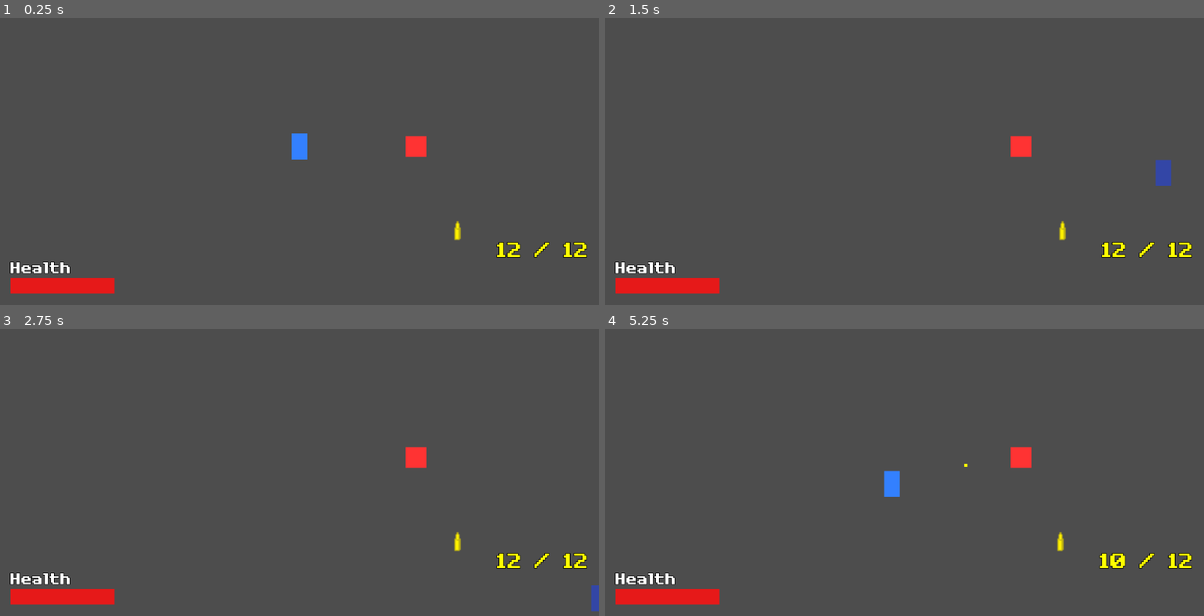
Above: before the commit, frames 1-4 (two rows, left to right).
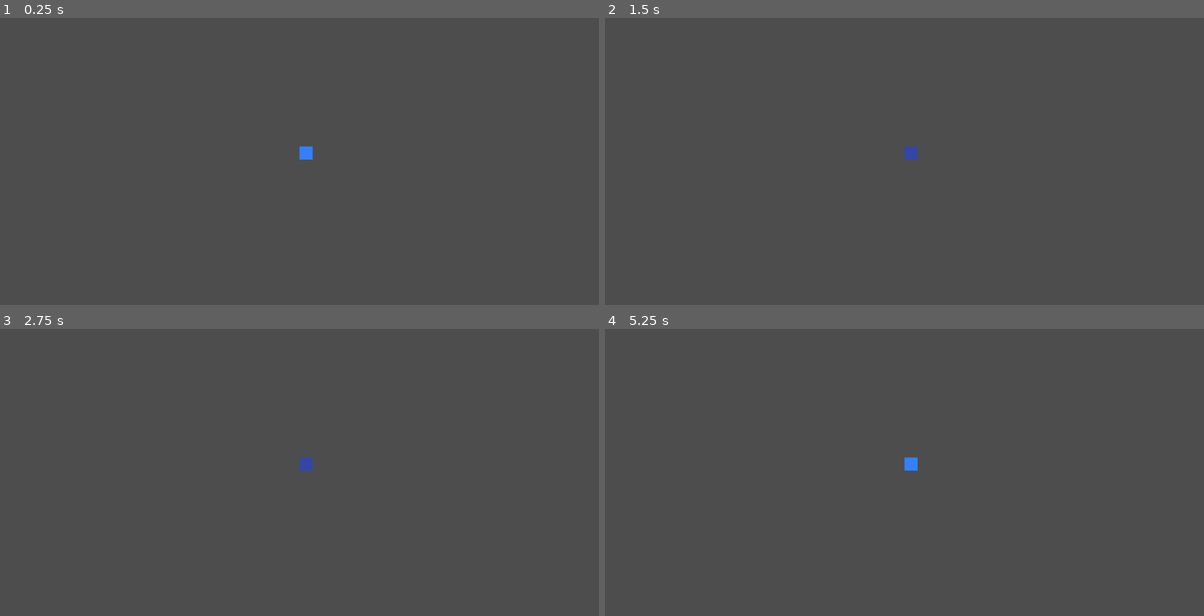
Above: after the commit, the same moments.

Repository: Michael-B-Li/game-jam
Game: Godot game, scene res://Dungeon/dungeonRoom.tscn
Two runs of this game, one before a commit and one after it. Both use one fixed random seed, a clock stepped at 60 frames per second and the inputs below. Before the commit the project starts from res://player/gun_test.tscn.
Inputs (mouse positions are in pixels of both pictures, inside the frame that each line leads up to):
- Up to frame 1 (0.25 s): no input
- Up to frame 2 (1.5 s): tap Enter at 0.5 s; move the mouse to (1036, 129) at 0.52 s; hold D (move_right) 0.53-1.28 s; tap Q (glitch_1) at 0.6 s; move the mouse to (784, 164) at 1.27 s; hold S (move_down) from 1.28 s (still down); tap E (glitch_2) at 1.35 s
- Up to frame 3 (2.75 s): move the mouse to (359, 383) at 2.02 s; release S (move_down) at 2.03 s; hold D (move_right) from 2.03 s (still down); tap F (glitch_3) at 2.1 s
- Up to frame 4 (5.25 s): tap Space at 2.75 s; move the mouse to (874, 524) at 2.77 s; release D (move_right) at 2.78 s; hold W (move_up) 2.78-3.53 s; tap Z (glitch_4) at 2.85 s; move the mouse to (1084, 506) at 3.52 s; hold A (move_left) 3.53-5.03 s; tap X (glitch_5) at 3.6 s; move the mouse to (724, 406) at 4.27 s; tap C (glitch_6) at 4.35 s; move the mouse to (934, 458) at 5.02 s; press the mouse at (934, 458) at 5.03 s; hold S (move_down) from 5.03 s (still down)

The runs differ from the first frame. In frame 1, 2.1% of the frame differs, in the area x 1-98%, y 40-97%; in frame 2, 2.3%; in frame 3, 2.1%; in frame 4, 2.3%.
Error after the commit: Invalid operands 'Vector2' and 'Nil' in operator '*'. (res://player/player.gd:102)

Commit message:
Fadein/Out with door

Diff:
--- a/Dungeon/dungeonRoom.tscn
+++ b/Dungeon/dungeonRoom.tscn
@@ -1,30 +1,41 @@
-[gd_scene load_steps=6 format=3 uid="uid://by0y4tk3eu8ax"]
+[gd_scene load_steps=4 format=3 uid="uid://by0y4tk3eu8ax"]
 
-[ext_resource type="Script" uid="uid://my0wow3x32jb" path="res://Dungeon/dungeon_room.gd" id="1_wux5i"]
-[ext_resource type="Texture2D" uid="uid://bk5acrkreywyk" path="res://Assets/Rudimentary_tileset.png" id="2_pw6kb"]
-[ext_resource type="PackedScene" uid="uid://brop5juemvf1j" path="res://player/player.tscn" id="3_pw6kb"]
+[ext_resource type="Script" uid="uid://dquv612we276c" path="res://player/player.gd" id="1_og2hl"]
 
-[sub_resource type="TileSetAtlasSource" id="TileSetAtlasSource_t60vt"]
-texture = ExtResource("2_pw6kb")
-0:0/0 = 0
-0:0/0/physics_layer_0/polygon_0/points = PackedVector2Array(-8, -8, -8, 8, 8, 8, 8, -8)
-1:0/0 = 0
+[sub_resource type="SpriteFrames" id="SpriteFrames_oul6g"]
+animations = [{
+"frames": [],
+"loop": true,
+"name": &"up",
+"speed": 5.0
+}, {
+"frames": [],
+"loop": true,
+"name": &"walk",
+"speed": 5.0
+}]
 
-[sub_resource type="TileSet" id="TileSet_jai0l"]
-physics_layer_0/collision_layer = 1
-sources/0 = SubResource("TileSetAtlasSource_t60vt")
+[sub_resource type="RectangleShape2D" id="RectangleShape2D_rkbax"]
+size = Vector2(5, 5)
 
-[node name="Dungeon" type="Node2D"]
-script = ExtResource("1_wux5i")
+[node name="Player" type="CharacterBody2D"]
+position = Vector2(121, 80)
+script = ExtResource("1_og2hl")
+speed = null
+metadata/_edit_group_ = true
 
-[node name="TileMap" type="TileMap" parent="."]
-tile_set = SubResource("TileSet_jai0l")
-format = 2
+[node name="AnimatedSprite2D" type="AnimatedSprite2D" parent="."]
+sprite_frames = SubResource("SpriteFrames_oul6g")
+animation = &"up"
 
-[node name="Wall" type="TileMapLayer" parent="TileMap"]
-tile_set = SubResource("TileSet_jai0l")
+[node name="CollisionShape2D" type="CollisionShape2D" parent="."]
+position = Vector2(2.5, 2.5)
+shape = SubResource("RectangleShape2D_rkbax")
 
-[node name="Ground" type="TileMapLayer" parent="TileMap"]
-tile_set = SubResource("TileSet_jai0l")
+[node name="VisualRect" type="ColorRect" parent="."]
+offset_right = 5.0
+offset_bottom = 5.0
+color = Color(0.2, 0.5, 1, 1)
 
-[node name="Player" parent="." instance=ExtResource("3_pw6kb")]
+[node name="Camera2D" type="Camera2D" parent="."]
+zoom = Vector2(5, 5)
--- a/Dungeon/dungeon_room.gd
+++ b/Dungeon/dungeon_room.gd
@@ -1,87 +1,135 @@
 extends Node2D
 
 ## Dungeon Generator for Godot 4
-## This script creates a single room in the middle of a map.
-## It expects a "TileMap" child with "Ground" and "Walls" layers.
-## It also expects a "Player" scene as a child.
+## Generates a sequence of rooms, one at a time.
+## Fades to black when transitioning between rooms.
 
 # --- Node References ---
 @onready var ground_layer: TileMapLayer = $TileMap/Ground
 @onready var walls_layer: TileMapLayer = $TileMap/Wall
-@onready var player: CharacterBody2D = $Player # Make sure this matches your player type
+@onready var door_layer: TileMapLayer = $TileMap/Door
+@onready var player: CharacterBody2D = $Player
+@onready var fade_screen: ColorRect = $FadeScreen # <-- NEW
 
 # --- Tile Atlas Coordinates ---
-const FLOOR_COORDS = Vector2i(1, 0) # Your ground/floor tile
-const WALL_COORDS = Vector2i(0, 0)  # Your wall tile
-const SOURCE_ID = 0                 # This is 0 if you only have one tilesheet
+const FLOOR_COORDS = Vector2i(1, 0)
+const WALL_COORDS = Vector2i(0, 0)
+const SOURCE_ID = 0
+
+const DOOR_COORDS = Vector2i(0, 0)
+const DOOR_SOURCE_ID = 0
 
 # --- Dungeon Parameters ---
-@export var map_width := 30
-@export var map_height := 20
-
 @export var room_width := 20
 @export var room_height := 15
+@export var boss_room_width := 30
+@export var boss_room_height := 20
+@export var map_size := Vector2i(40, 30)
 
-# This will hold our one room
-var room: Rect2i
+# --- State Tracking ---
+@export var rooms_until_boss := 3
+var current_room_level := 0
+var player_on_door := false
+var is_transitioning := false # <-- NEW: Prevents multiple fades
 
 
 func _ready() -> void:
-	generate_single_room()
+	generate_room()
 
 
-func generate_single_room() -> void:
-	# Clear any old data
+func _physics_process(delta):
+	# Do nothing if we're already fading
+	if is_transitioning:
+		return
+
+	var player_tile_pos = door_layer.local_to_map(player.global_position)
+	var source_id = door_layer.get_cell_source_id(player_tile_pos)
+
+	if source_id == DOOR_SOURCE_ID:
+		if not player_on_door:
+			player_on_door = true
+			# Call the new transition function INSTEAD of generate_room()
+			transition_to_next_room()
+	else:
+		player_on_door = false
+
+
+# --- NEW: This function handles the fade effect ---
+func transition_to_next_room() -> void:
+	is_transitioning = true
+
+	# 1. Fade to black
+	var tween = create_tween()
+	print("generating new room")
+	## Animate the 'modulate' property, specifically its 'alpha' (a) channel
+	tween.tween_property(fade_screen, "modulate:a", 1, 1)
+	await tween.finished # Wait for the fade-in to complete
+	print("faded in")
+	## 2. Generate the new room (while the screen is black)
+	generate_room()
+
+	# 3. Fade back to transparent
+	tween = create_tween()
+	tween.tween_property(fade_screen, "modulate:a", 0.0, 0.5)
+	await tween.finished # Wait for the fade-out to complete
+	print("faded out")
+	# 4. We are done
+	is_transitioning = false
+
+
+# This is the main function that builds a new room
+func generate_room() -> void:
+	# 1. Clear the old room
 	ground_layer.clear()
 	walls_layer.clear()
+	door_layer.clear()
 
-	# 1. Fill the entire map with walls
+	# 2. Decide which room to build
+	var is_boss_room = (current_room_level == rooms_until_boss)
+	var room_rect: Rect2i
+
+	if is_boss_room:
+		var x = (map_size.x - boss_room_width) / 2
+		var y = (map_size.y - boss_room_height) / 2
+		room_rect = Rect2i(x, y, boss_room_width, boss_room_height)
+	else:
+		var x = (map_size.x - room_width) / 2
+		var y = (map_size.y - room_height) / 2
+		room_rect = Rect2i(x, y, room_width, room_height)
+
+	# 3. Fill map with walls and carve the room
 	_fill_map_with_walls()
+	_carve_room(room_rect)
 
-	# 2. Define our single room
-	# Calculate top-left corner to centre the room
-	var room_x = (map_width - room_width) / 2
-	var room_y = (map_height - room_height) / 2
-	room = Rect2i(room_x, room_y, room_width, room_height)
+	# 4. Place door (if not boss room)
+	if not is_boss_room:
+		var door_pos_grid = Vector2i(room_rect.end.x - 1, room_rect.get_center().y)
+		door_layer.set_cell(door_pos_grid, DOOR_SOURCE_ID, DOOR_COORDS)
 
-	# 3. Carve out the room
-	_carve_room(room)
+	# 5. Spawn the player
+	var spawn_pos_grid = Vector2i(room_rect.position.x + 2, room_rect.get_center().y)
+	var spawn_pos_pixels = ground_layer.map_to_local(spawn_pos_grid)
 
-	# 4. Spawn the player
-	_spawn_player()
+	if player.has_method("start"):
+		player.start(spawn_pos_pixels)
+	else:
+		player.position = spawn_pos_pixels
+		player.show()
+
+	# 6. Increment room counter
+	current_room_level += 1
 
 
-# --- Step 1: Fill the Map ---
+# --- Helper: Fill the Map ---
 func _fill_map_with_walls() -> void:
-	for x in range(map_width):
-		for y in range(map_height):
+	for x in range(map_size.x):
+		for y in range(map_size.y):
 			walls_layer.set_cell(Vector2i(x, y), SOURCE_ID, WALL_COORDS)
 
 
-# --- Step 3: Carve a Room ---
+# --- Helper: Carve a Room ---
 func _carve_room(room_rect: Rect2i) -> void:
-	# room_rect.position is the top-left corner
-	# room_rect.end is the bottom-right corner
 	for x in range(room_rect.position.x, room_rect.end.x):
 		for y in range(room_rect.position.y, room_rect.end.y):
-			# Set a floor tile on the Ground layer
 			ground_layer.set_cell(Vector2i(x, y), SOURCE_ID, FLOOR_COORDS)
-			# Remove the wall tile from the Walls layer
-			walls_layer.set_cell(Vector2i(x, y), -1) # -1 clears a tile
-
-
-# --- Step 4: Spawn the Player ---
-func _spawn_player() -> void:
-	# Get the centre in *tile coordinates*
-	var spawn_pos_grid = room.get_center()
-
-	# Convert tile coordinates to *pixel coordinates*
-	var spawn_pos_pixels = ground_layer.map_to_local(spawn_pos_grid)
-
-	# Call the player's start function with the pixel position
-	if player.has_method("start"):
-		player.start(spawn_pos_pixels)
-	else:
-		# Failsafe if the 'start' function isn't found
-		player.position = spawn_pos_pixels
-		player.show()
+			walls_layer.set_cell(Vector2i(x, y), -1)
--- a/player/player.gd
+++ b/player/player.gd
@@ -7,10 +7,12 @@
 const GlitchTypes = preload("res://glitches/glitch_types.gd")
 
 signal hit
+
 signal health_changed(new_health: float)
 @export var speed = 400
 @export var max_health: float = 100.0
 var health: float = 100.0
+
 var screen_size
 var last_dir = Vector2.DOWN
 var gun_controller: GunController
--- a/project.godot
+++ b/project.godot
@@ -11,8 +11,9 @@
 [application]
 
 config/name="accessible game"
-run/main_scene="res://player/gun_test.tscn"
+run/main_scene="uid://by0y4tk3eu8ax"
 config/features=PackedStringArray("4.5", "Forward Plus")
+config/icon="res://icon.svg"
 
 [input]
 
Binary file added: Assets/green-door.png
Not shown, added: Assets/green-door.png.import
Not shown: 1 places in ui/health_bar.tscn that only renumber resources
